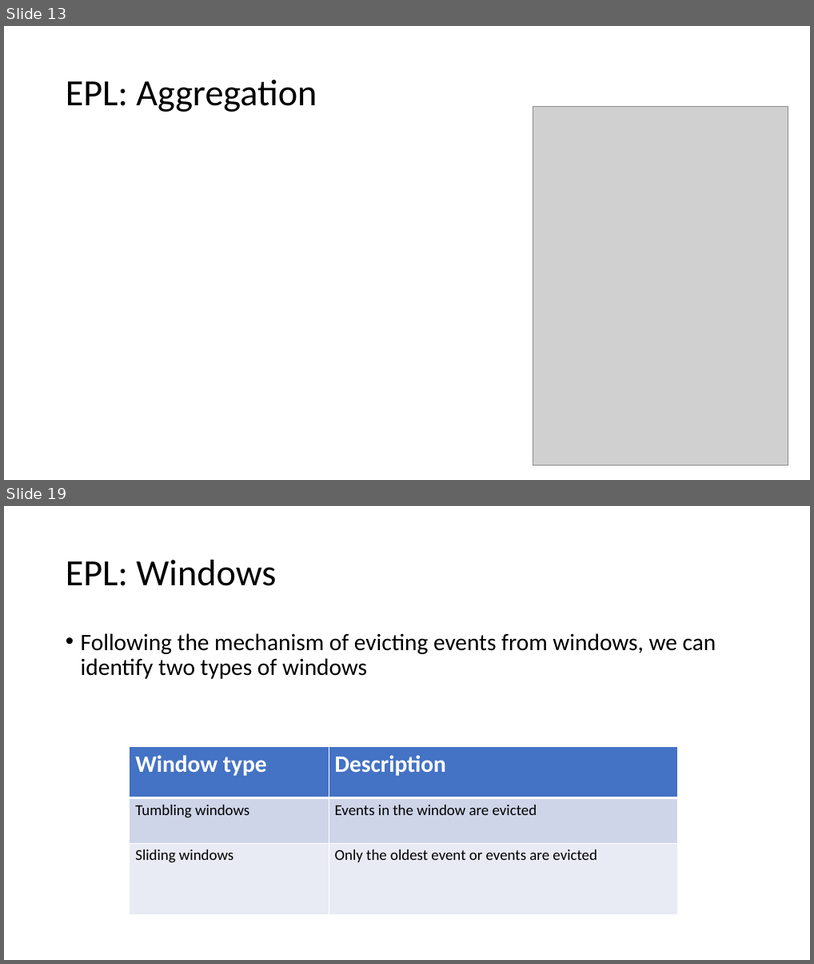
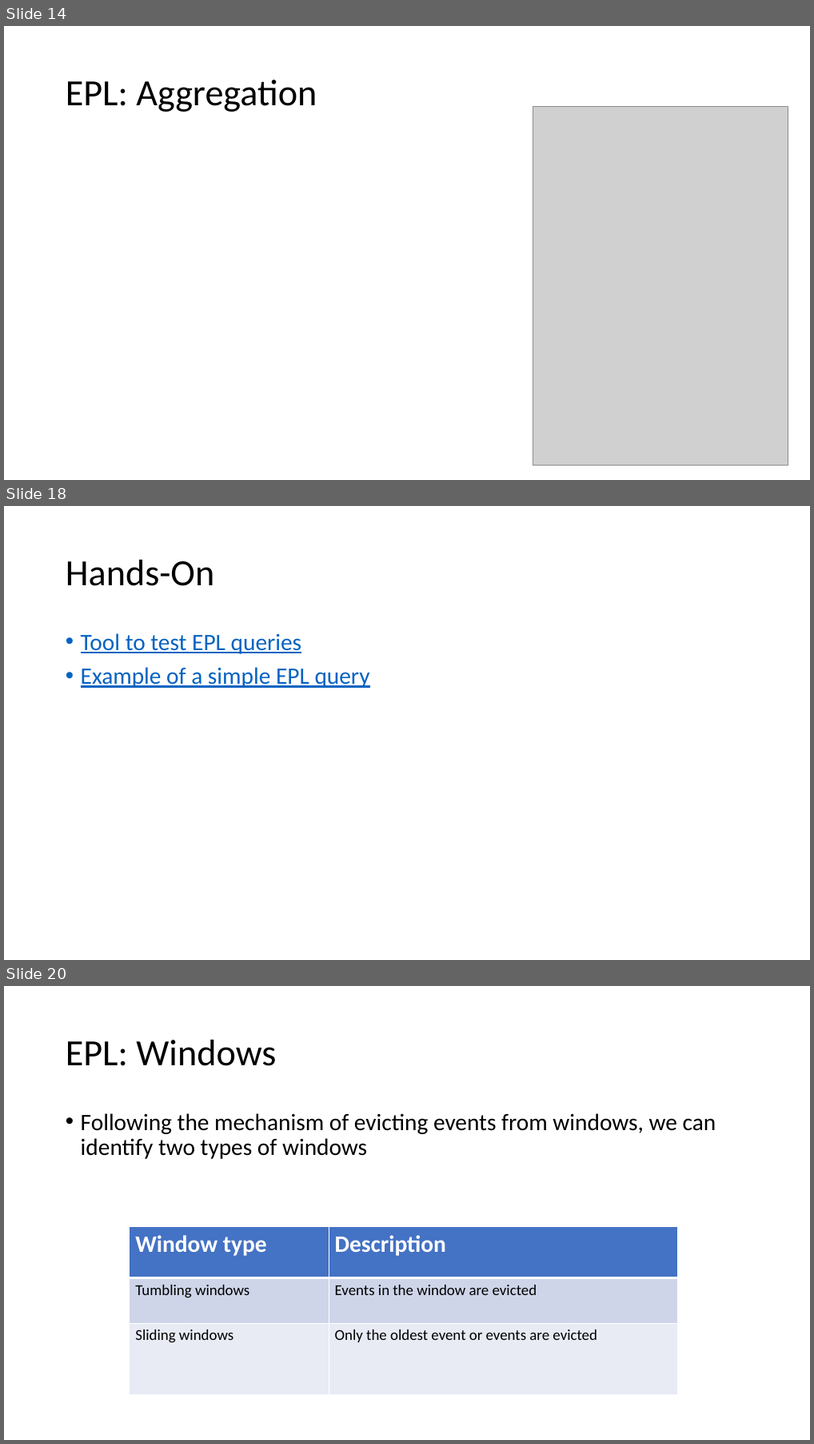
Before and after one commit to enercom25/sem3_24, a slide deck: CEPSem2024.pptx. Shown one above the other, each under a label of ours: slides 13 and 19 before the commit, slides 14, 18 and 20 after it; the slides between them are not shown. The pictures are 814x964 and 814x1444 pixels, drawn with LibreOffice and Linux fonts; fonts in the diff are those of the drawing; grey boxes stand for pictures. Boxes give left, top, right and bottom in pixels: in the first picture for what was removed or moved away, otherwise in the second. Text is boxed around its words. In the diff, an @@ line names an element or a change of style, - is before the commit and + after.

```diff
--- a/CEPSem2024.pptx
+++ b/CEPSem2024.pptx
@@ slide 18 added at (x1=4, y1=506, x2=810, y2=960), background #FFFFFF @@
@@ title added at (x1=66, y1=560, x2=214, y2=586), 44 pt, text #000000 @@
+Hands-On
@@ text added at (x1=81, y1=633, x2=370, y2=688), 28 pt, text #0563C1, underline @@
+• Tool to test EPL queries
+• Example of a simple EPL query
@@ what was slide 13 is now slide 14 @@
@@ what was slide 19 is now slide 20 @@
```
Also in this commit, not shown: 7 slides changed, 3 other slides added, 3 slides removed.
